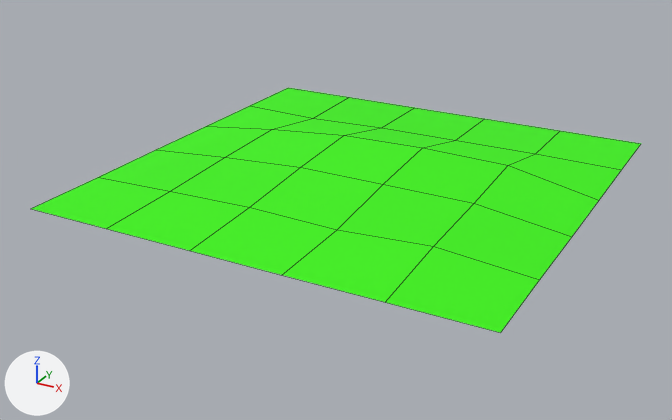
What one commit did to the FBX model Source/RoadProps/PropExports/Park Square 3.FBX.
The view is the same before and after, from a camera (50 mm lens) standing at (8.8, -17.22, 7.58) and looking at (-0.27, -0.73, -0.67). The lights are fixed; the arrows at lower left show +X, +Y and +Z. Mesh edges are drawn as thin lines. Where no turn or scale is listed for an object, it has been applied to the vertices.

Script lines for the objects in view, before the commit:
```python
me_mesh = bpy.data.meshes.new('Mesh')
me_mesh.from_pydata(...)  # 36 vertices, 25 faces; spans x -5.0..5.0, y -5.0..5.0, z -0.05..0.46
me_mesh.materials.append(mat_grass)  # green #3bf300
ob_box001 = bpy.data.objects.new('Box001', me_mesh)
ob_box001.location = (0.0, 0.0, 0.0)
```
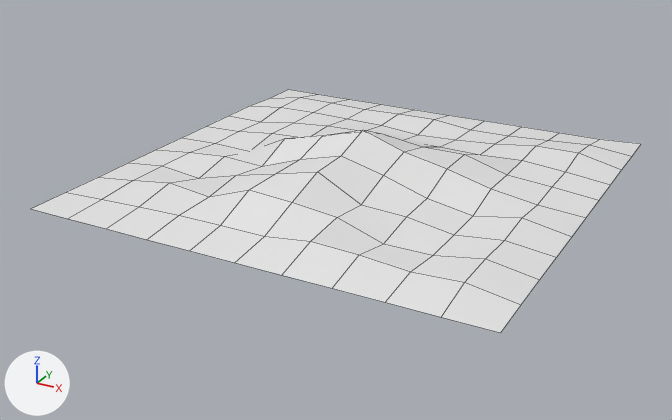
Commit message: Parks&Rec Revision

What changed in the scene script:
```text
Change me_mesh:
    used by ob_box001; location = (0.0, 0.0, 0.0)
    remove me_mesh.from_pydata(...)  # 36 vertices, 25 faces; spans x -5.0..5.0, y -5.0..5.0, z -0.05..0.46
    remove me_mesh.materials.append(mat_grass)  # green #3bf300
    add me_mesh.from_pydata(...)  # 121 vertices, 100 faces; spans x -5.0..5.0, y -5.0..5.0, z -0.06..1.02
    me_mesh part 1
    8 vertices are removed from x -5.0..3.0, y -3.0..5.0, z 0.0..0.3
    25 faces are deleted
    13 vertices move from x -3.0..3.0, y -3.0..5.0, z -0.05..0.46 to x -4.0..4.0, y -4.0..5.0, z -0.06..0.24
    70 vertices are added at x -5.0..4.0, y -4.0..5.0, z -0.06..1.02
    11 new vertices lie (0.0, 1.0, 0.0) away from vertices in x -5.0..5.0, y -5.0..3.0, z -0.05..0.41
    7 new vertices lie (1.0, 0.0, 0.0) away from vertices in x -5.0..3.0, y -5.0..4.0, z 0.0..0.11
    5 new vertices lie (1.0, 0.0, 0.0) away from vertices in x -2.0..2.0, y -3.0..5.0, z -0.06..0.49
    100 new faces join them
```

Location of each change, [x1, y1, x2, y2] in pixels of the pictures (672 x 420 px):
'Box001', reshaped
    before: [31, 88, 641, 333]
    after: [31, 89, 641, 333]
